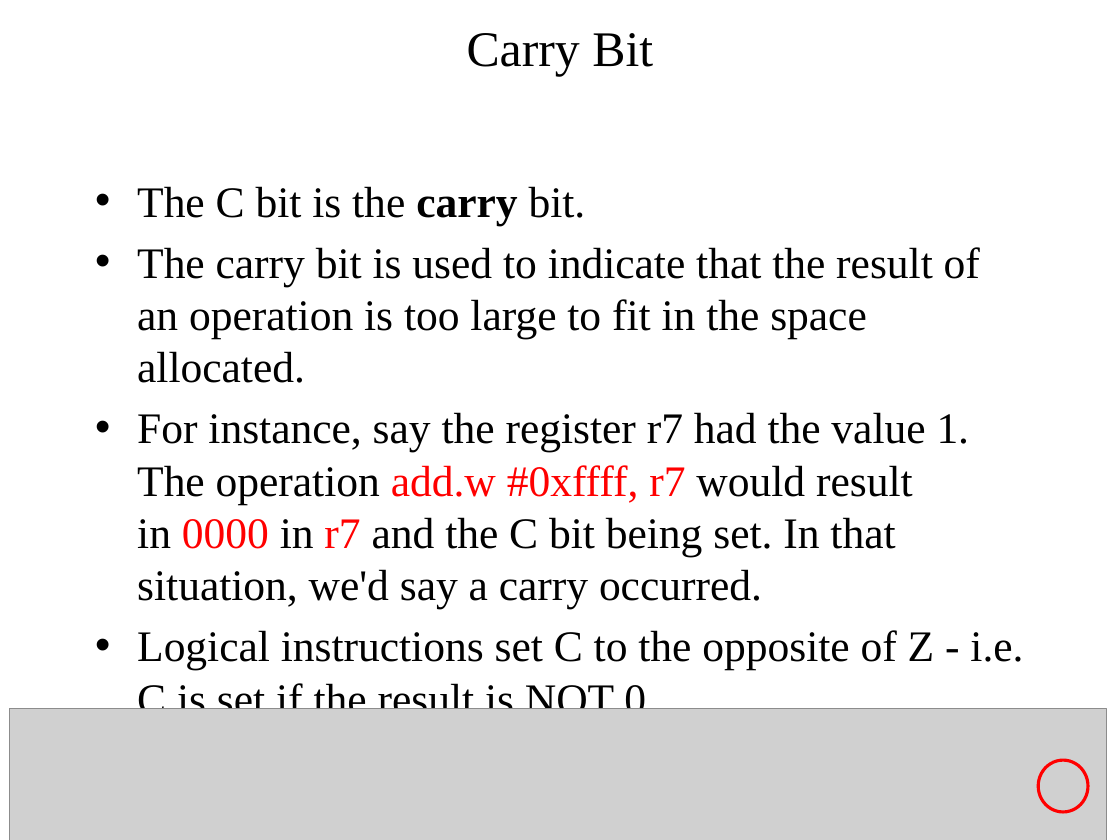
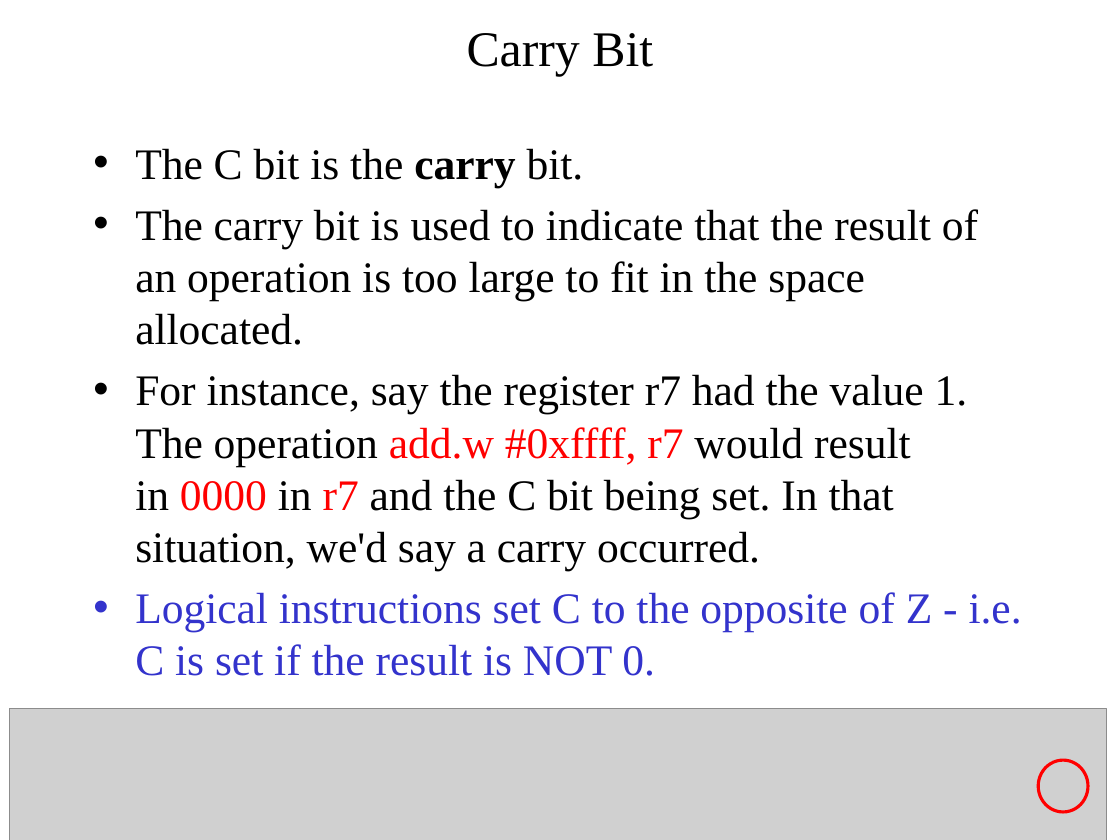
Before and after one commit to pw4rn3r/ECE382, a slide deck: slide 10 of notes/L6/Lsn6.pptx (slide 9 before the commit). Drawn at 1120x840 pixels with LibreOffice and Linux fonts; fonts in the diff are those of the drawing; grey boxes stand for pictures. Boxes give left, top, right and bottom in pixels: in the first picture for what was removed or moved away, otherwise in the second. Text is boxed around its words. In the diff, an @@ line names an element or a change of style, - is before the commit and + after.

```diff
--- a/notes/L6/Lsn6.pptx
+++ b/notes/L6/Lsn6.pptx
@@ text "The C bit is the ...": place and size @@
-text "The C bit is the ..." at box(137, 186, 1023, 722)
+text "The C bit is the ..." at box(135, 148, 1022, 676)
@@ text at box(135, 592, 1022, 676): text colour #000000 to #3333CC in "Logical instructions set C to the opposite ..." @@
```
Also in this commit, not shown: 1 other slide changed, 3 slides removed.
